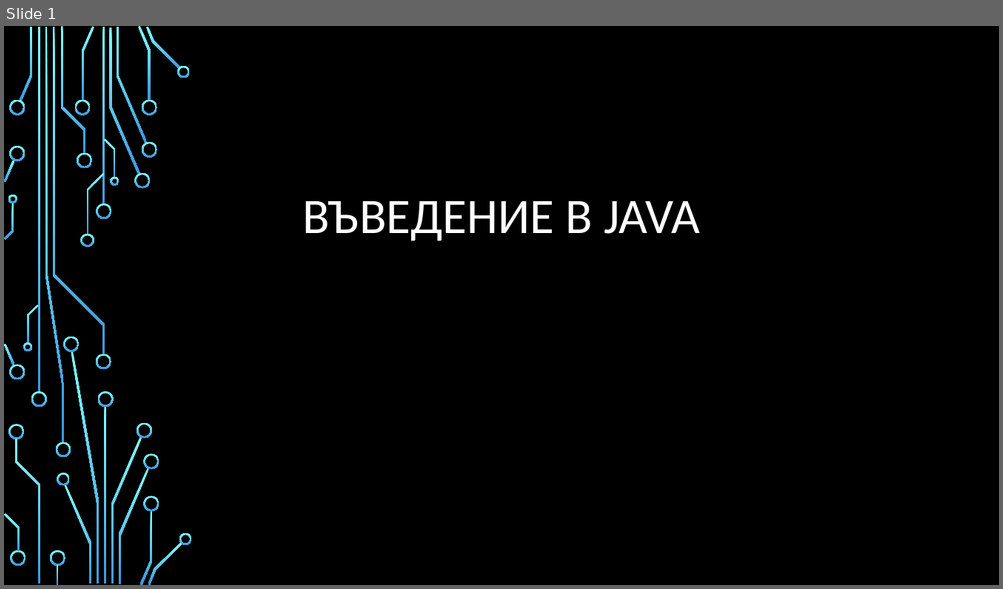
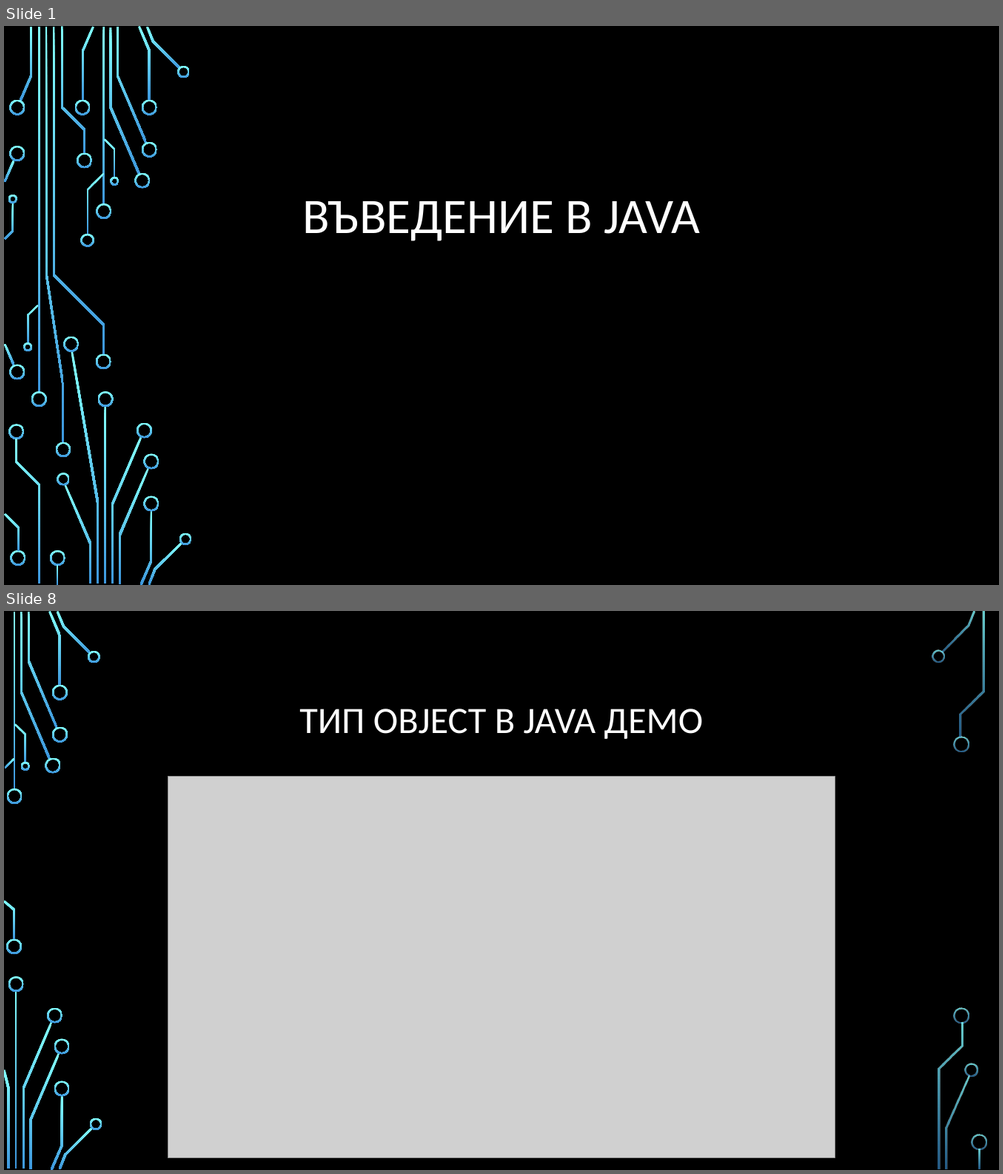
Before and after one commit to Bilyukov/java-course, a slide deck: 02.java-basics.pptx. Shown one above the other, each under a label of ours: slide 1 before the commit, slides 1 and 8 after it; the slides between them are not shown. The pictures are 1003x589 and 1003x1174 pixels, drawn with LibreOffice and Linux fonts; fonts in the diff are those of the drawing; grey boxes stand for pictures; background and template pictures are left out. Boxes give left, top, right and bottom in pixels: in the first picture for what was removed or moved away, otherwise in the second. Text is boxed around its words. In the diff, an @@ line names an element or a change of style, - is before the commit and + after.

Commit message:
Added Java Basics Demo

```diff
--- a/02.java-basics.pptx
+++ b/02.java-basics.pptx
@@ slide 8 added at (4, 611, 999, 1170), background picture (left out) @@
@@ title added at (299, 709, 703, 739), 36 pt, text #FFFFFF @@
+ТИП OBJECT В JAVA ДЕМО
@@ picture added at (168, 777, 835, 1159) @@
@@ group added at (4, 611, 987, 1170): 33 freeform shapes, 3 rectangles @@
```
Also in this commit, not shown: 2 slides changed, 21 other slides added, 21 other files.
